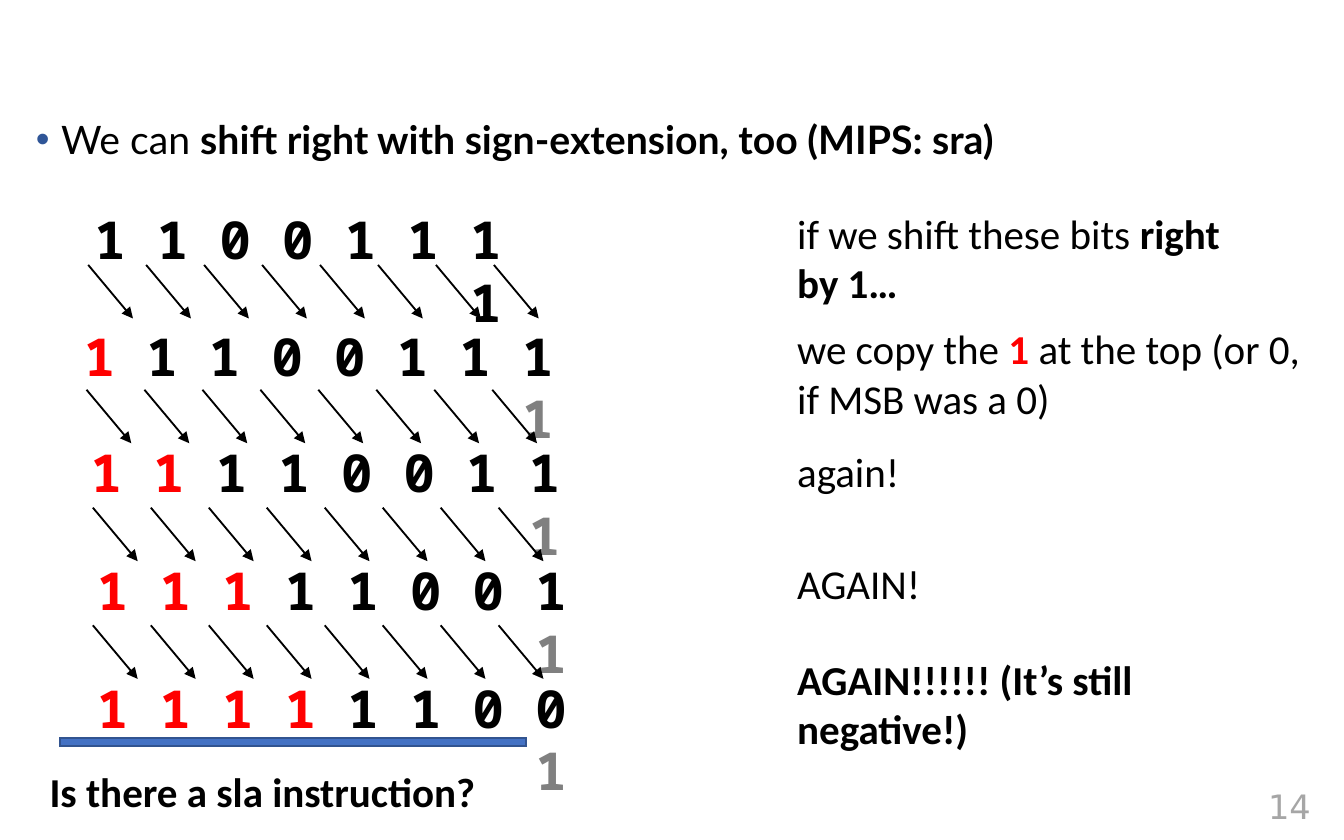
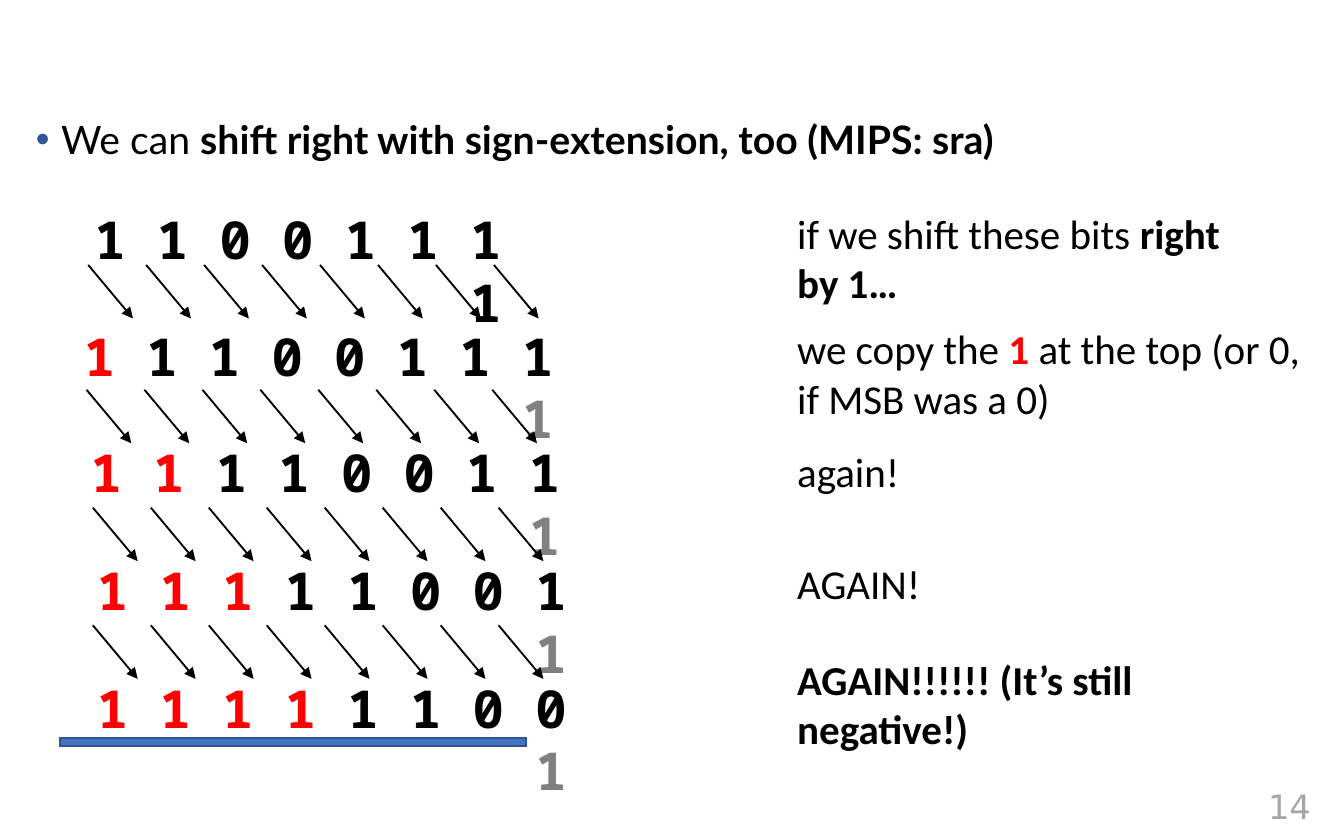
Before and after one commit to wilkie/cs449, a slide deck: slide 14 of slides/03_CS449_Data-Representation-II.pptx. Drawn at 1344x840 pixels with LibreOffice and Linux fonts; fonts in the diff are those of the drawing; background and template pictures are left out. Boxes give left, top, right and bottom in pixels: in the first picture for what was removed or moved away, otherwise in the second. Text is boxed around its words. In the diff, an @@ line names an element or a change of style, - is before the commit and + after.

Commit message:
Updates slides.

```diff
--- a/slides/03_CS449_Data-Representation-II.pptx
+++ b/slides/03_CS449_Data-Representation-II.pptx
@@ text removed at (50, 778, 475, 808) @@
-Is there a sla instruction?
```
Also in this commit, not shown: 1 other file.
